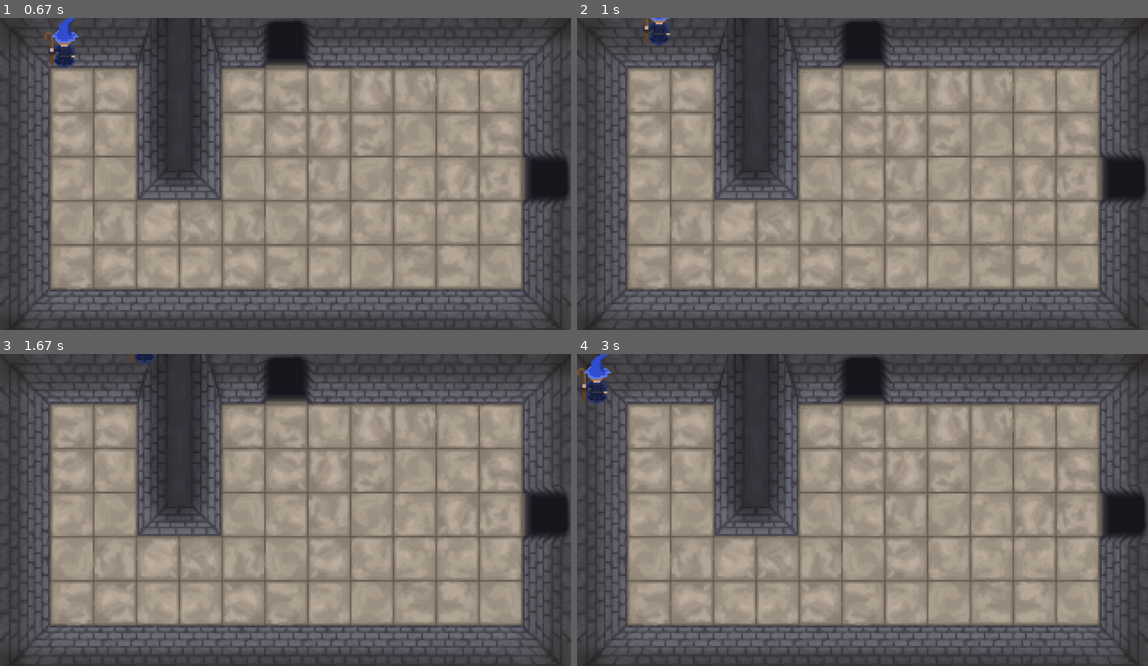
Above: before the commit, frames 1-4 (two rows, left to right).
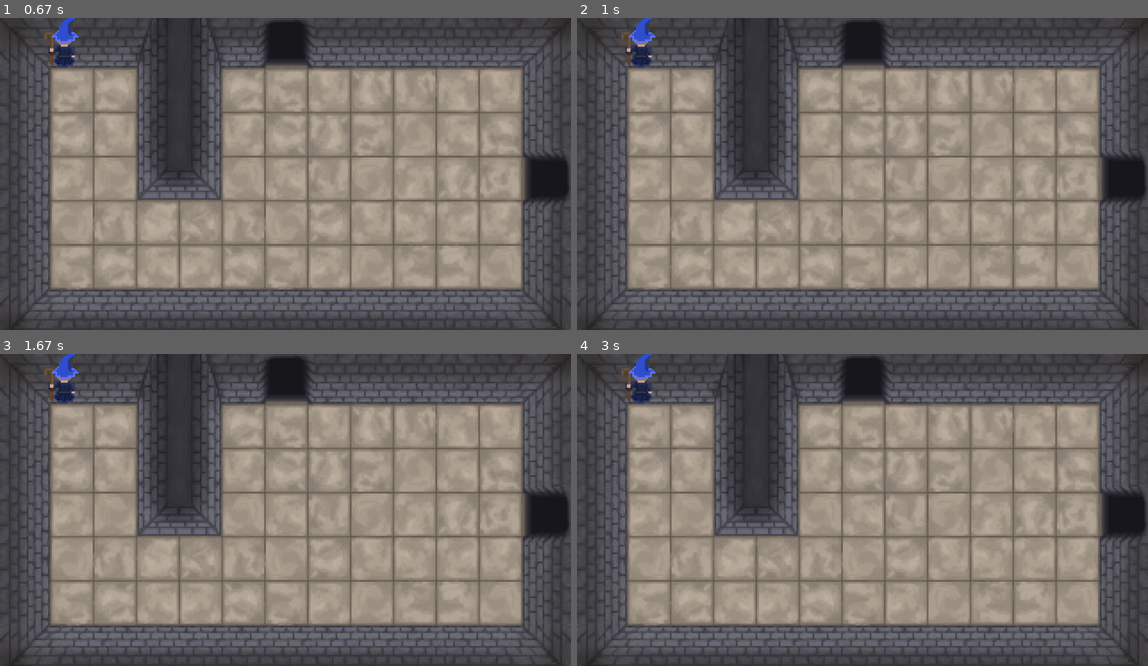
Above: after the commit, the same moments.

Repository: wmunsch/CS183-Group-Game
Game: pygame game, started from engine.py
The game is run twice, just before and just after one commit, with the same random seed, the same clock (stepped at 60 frames per second) and the same inputs.
Inputs:
- Up to frame 1 (0.67 s): hold Right from 0.33 s (still down)
- Up to frame 2 (1 s): release Right at 0.8 s; hold Up from 0.83 s (still down)
- Up to frame 3 (1.67 s): release Up at 1.13 s; hold Right 1.17-1.63 s
- Up to frame 4 (3 s): hold Left 1.67-2.2 s; hold Down 2.23-2.53 s; hold Left 2.57-2.97 s

Frame 1 is identical in both runs. In frame 2, 0.8% of the frame differs, in the area x 7-17%, y 0-16%; in frame 3, 0.6%; in frame 4, 1.0%, in the area x 0-14%, y 0-17%.

Commit message:
Add files via upload

Diff:
--- a/engine.py
+++ b/engine.py
@@ -4,22 +4,8 @@
 pygame.init()
 screen = pygame.display.set_mode((1280, 700))
 done = False
-x=640
-y=350
-
-
-
-#theChar = pygame.image.load('graphics/character.png')
-#theChar = pygame.transform.scale(theChar,(76,112))
-#floortile = pygame.image.load('graphics/floortile.png')
-#floortile = pygame.transform.scale(floortile,(100,100))
-
-#room1 = pygame.image.load('desktop/graphics/room1.png')
-#room1 = room1.convert()
-#room1 = pygame.transform.scale(room1,(1280,720))
 framerate = pygame.time.Clock()
 
-#def createRoom():
 
 class Player(pygame.sprite.Sprite):
     def __init__(self):
@@ -38,12 +24,6 @@
         if pressed_keys[pygame.K_RIGHT]:
             self.rect.move_ip(5, 0)
 
-
-
-    #def move(self, dx, dy):
-      #  self.
-
-
     x = 640
     y = 350
     health = 10
@@ -61,6 +41,8 @@
     roomimage = pygame.image.load('graphics/room2.png')
     roomimage = roomimage.convert()
     roomimage = pygame.transform.scale(roomimage,(1280,720))
+    wallLeft = pygame.Rect(0,0,100,1280)
+
     wallup = 60
     walldown = 500
     wallleft = 100
@@ -69,6 +51,11 @@
 
 player = Player()
 firstroom = room1()
+
+sprites = pygame.sprite.Group()
+## add sprites to this group to draw them to the screen
+sprites.add(player)
+
 while not done:
         for event in pygame.event.get():
                 if event.type == pygame.QUIT:
@@ -88,15 +75,20 @@
         #    if player.x <= firstroom.wallright:player.x+= 4
 
         pressed_keys = pygame.key.get_pressed()
+        currentMap = firstroom
+        if (player.rect.left < currentMap.wallLeft.right):
+            player.update(pressed_keys)
 
-        player.update(pressed_keys)
+        #screen.fill((0,0,0)) dont use anymore
+        screen.blit(firstroom.roomimage,(0,0))
 
-        screen.fill((0,0,0))
-        screen.blit(firstroom.roomimage,(0,0))
-        #screen.blit(floortile,(100,100))
-        #screen.blit(floortile,(200,200))
-        screen.blit(player.surf,player.rect)#,(player.x,player.y))
+        for entity in sprites:
+            screen.blit(entity.surf, entity.rect)
 
-        #surface = pygame.image.load('graphics/character.png')
+        #use the following for collision detection between player and enemies
+        #if pygame.sprite.spritecollideany(player, enemies):
+            #player.kill()
+
+
         pygame.display.flip()
         framerate.tick(60) #sets the framerate to 60 fps
